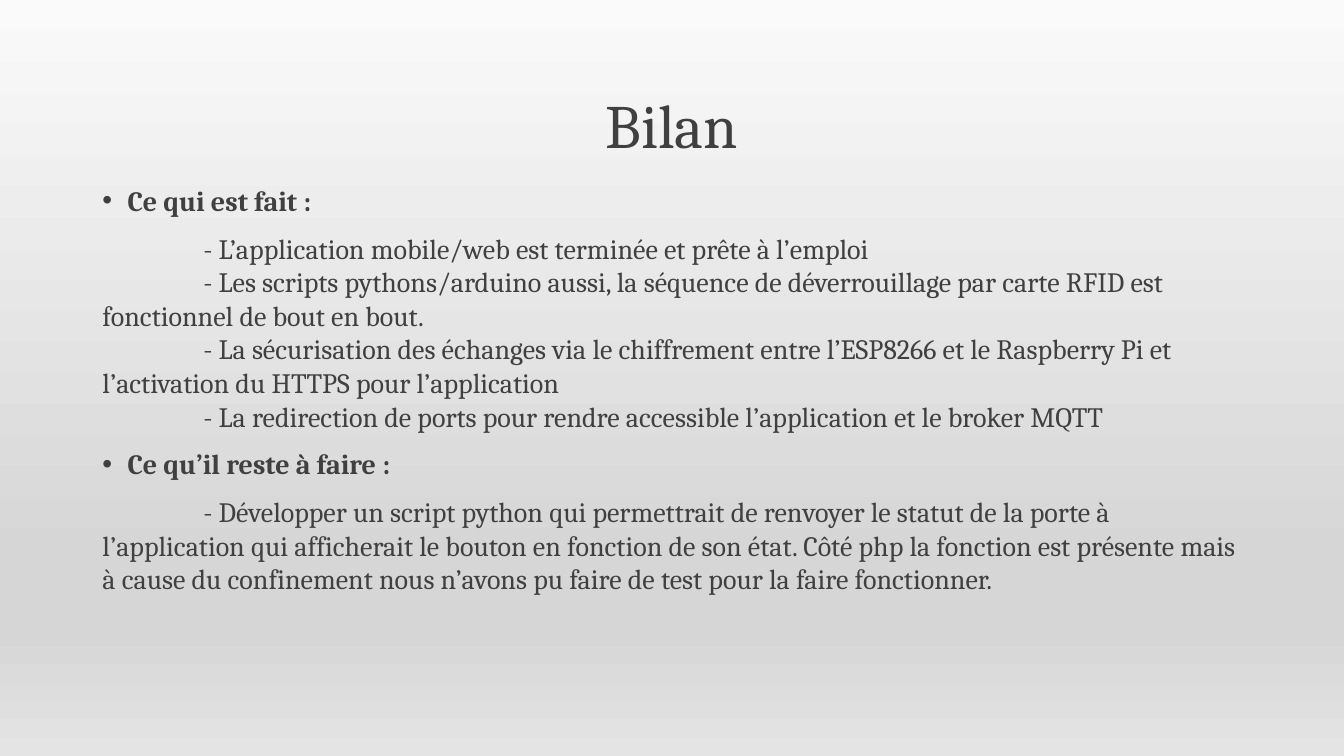
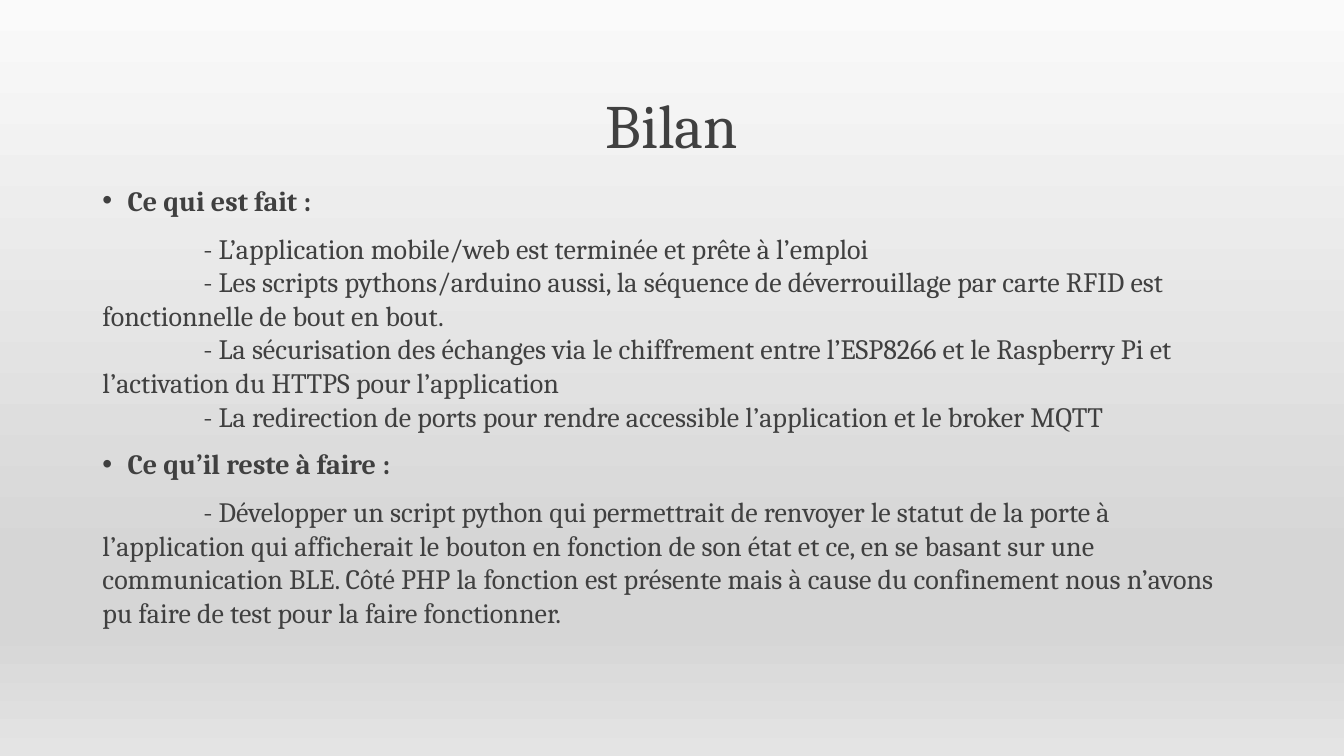
Before and after one commit to mapfra/LPIOTIA_2019_HODOR, a slide deck: slide 15 of Présentation du projet HODOR.pptx. Drawn at 1344x756 pixels with LibreOffice and Linux fonts; fonts in the diff are those of the drawing. Boxes give left, top, right and bottom in pixels: in the first picture for what was removed or moved away, otherwise in the second. Text is boxed around its words. In the diff, an @@ line names an element or a change of style, - is before the commit and + after.

Commit message:
correction et rectificatif ppt

```diff
--- a/Présentation du projet HODOR.pptx
+++ b/Présentation du projet HODOR.pptx
@@ text at [102, 239, 1171, 433]: text changed @@
-- L’application mobile/web est terminée et prête à l’emploi
-- Les scripts pythons/arduino aussi, la séquence de déverrouillage par carte RFID est fonctionnel de bout en bout.
-- La sécurisation des échanges via le chiffrement entre l’ESP8266 et le Raspberry Pi et l’activation du HTTPS pour l’application
-- La redirection de ports pour rendre accessible l’application et le broker MQTT
+- L’application mobile/web est terminée et prête à l’emploi
+- Les scripts pythons/arduino aussi, la séquence de déverrouillage par carte RFID est fonctionnelle de bout en bout.
+- La sécurisation des échanges via le chiffrement entre l’ESP8266 et le Raspberry Pi et l’activation du HTTPS pour l’application
+- La redirection de ports pour rendre accessible l’application et le broker MQTT
@@ text at [102, 502, 1213, 629]: text changed @@
-- Développer un script python qui permettrait de renvoyer le statut de la porte à l’application qui afficherait le bouton en fonction de son état. Côté php la fonction est présente mais à cause du confinement nous n’avons pu faire de test pour la faire fonctionner.
+- Développer un script python qui permettrait de renvoyer le statut de la porte à l’application qui afficherait le bouton en fonction de son état et ce, en se basant sur une communication BLE. Côté PHP la fonction est présente mais à cause du confinement nous n’avons pu faire de test pour la faire fonctionner.
```
